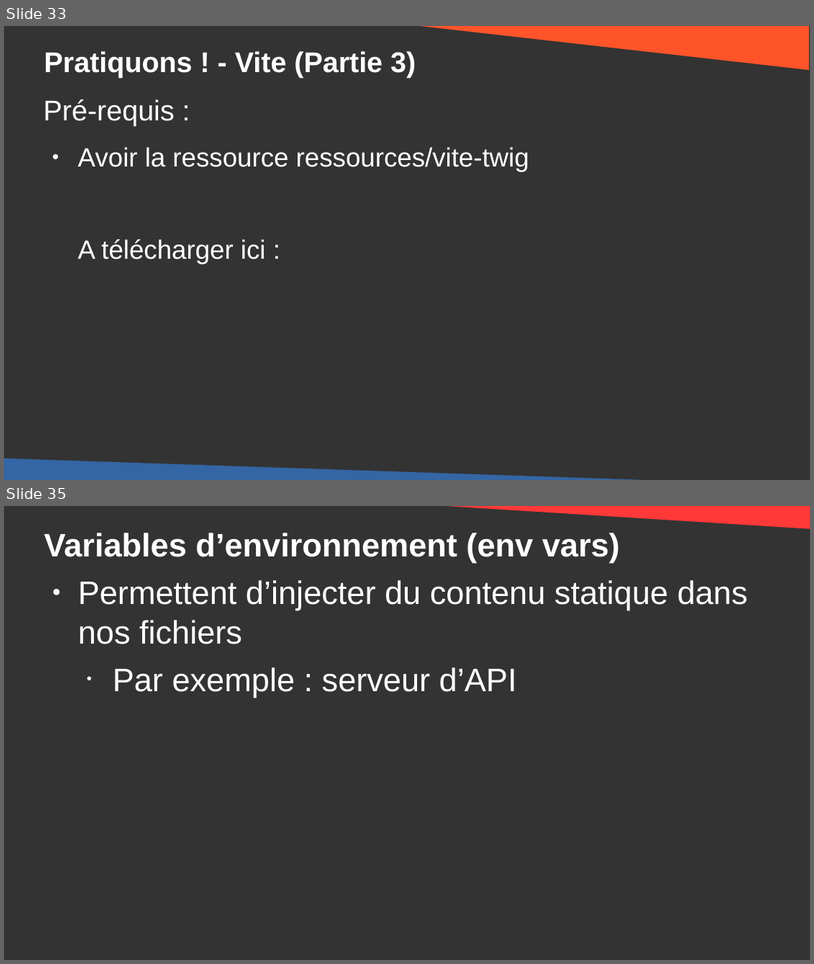
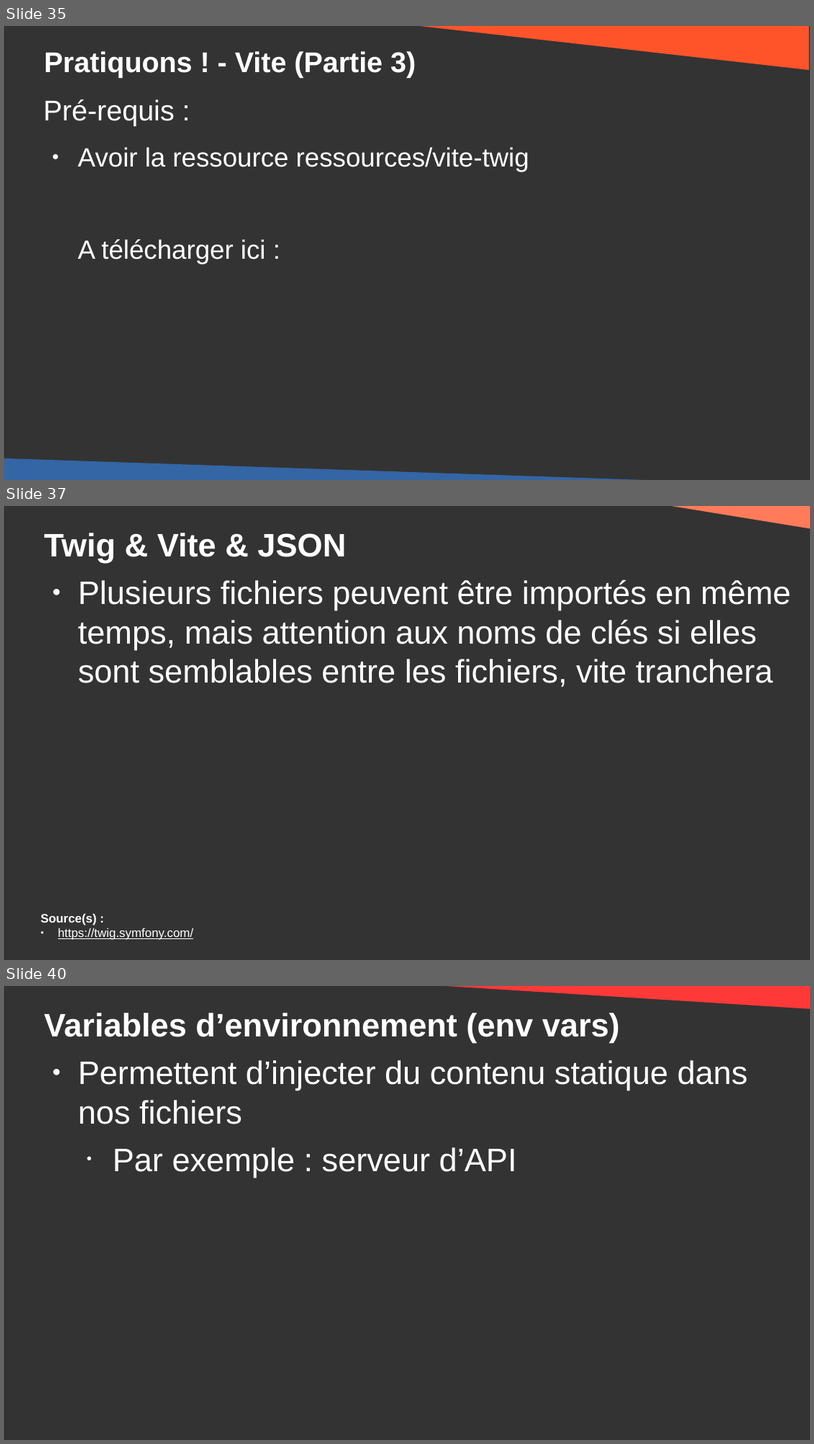
Before and after one commit to DanYellow/cours, a slide deck: developpement-front-s5/travaux-pratiques/numero-4/presentation.odp. Shown one above the other, each under a label of ours: slides 33 and 35 before the commit, slides 35, 37 and 40 after it; the slides between them are not shown. The pictures are 814x964 and 814x1444 pixels, drawn with LibreOffice and Linux fonts; fonts in the diff are those of the drawing. Boxes give left, top, right and bottom in pixels: in the first picture for what was removed or moved away, otherwise in the second. Text is boxed around its words. In the diff, an @@ line names an element or a change of style, - is before the commit and + after.

```diff
--- a/developpement-front-s5/travaux-pratiques/numero-4/presentation.odp
+++ b/developpement-front-s5/travaux-pratiques/numero-4/presentation.odp
@@ slide 37 added at [4,506,810,960], background #333333 @@
@@ right triangle added at [652,506,810,529], fill #FF7B59 @@
@@ title added at [44,533,346,562], 32 pt, text #FFFFFF, bold @@
+Twig & Vite & JSON
@@ text added at [78,579,791,687], 32 pt, text #FFFFFF @@
+● Plusieurs fichiers peuvent être importés en même temps, mais attention aux noms de clés si elles sont semblables entre les fichiers, vite tranchera
@@ text added at [41,913,193,939], 12 pt, text #FFFFFF, underline @@
+Source(s) :
+● https://twig.symfony.com/
@@ what was slide 33 is now slide 35 @@
@@ what was slide 35 is now slide 40 @@
```
Also in this commit, not shown: 2 slides changed, 5 other slides added, 1 slide removed, 3 other files.
